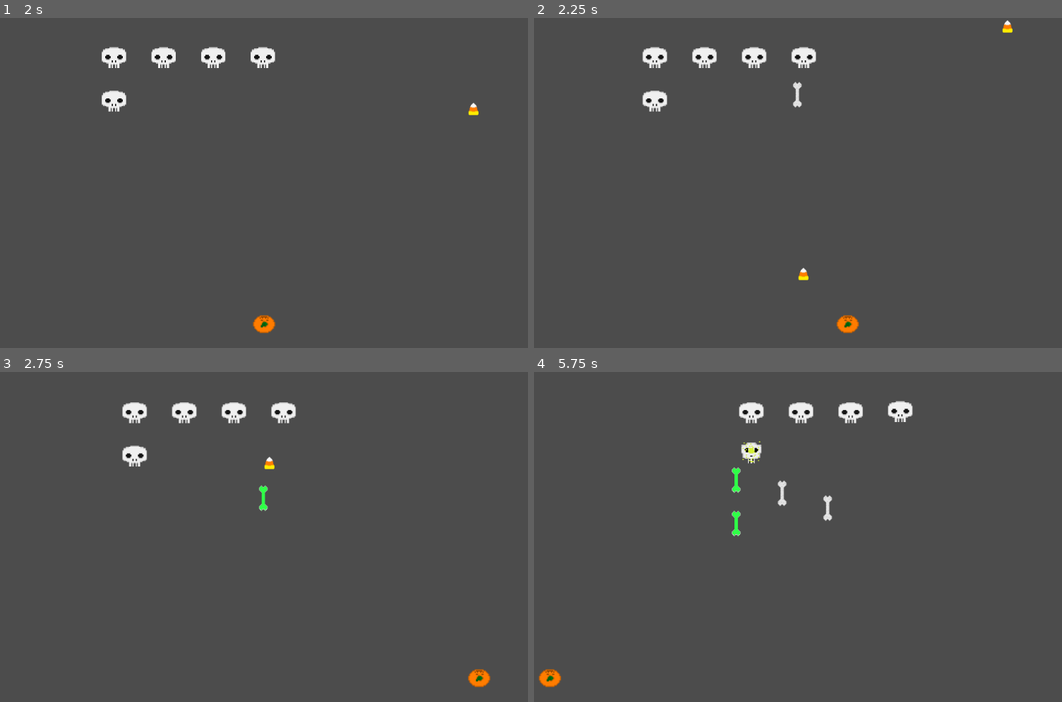
Above: before the commit, frames 1-4 (two rows, left to right).
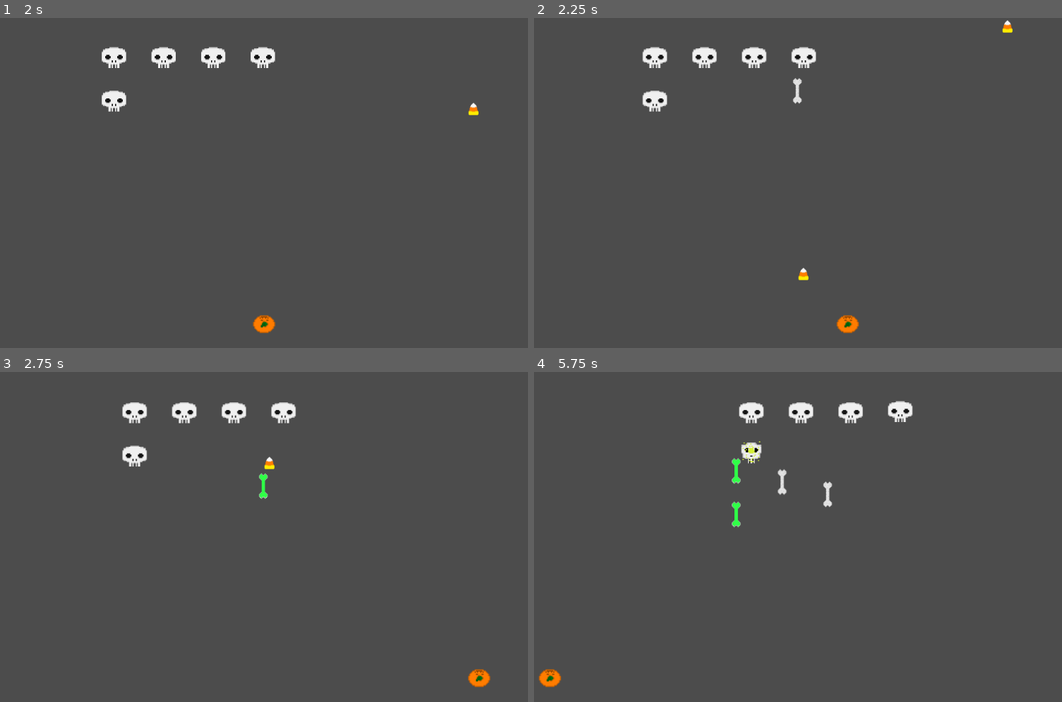
Above: after the commit, the same moments.

Repository: jdibble21/MJ-Spooky-Invaders
Game: Godot game, scene res://src/Level.tscn
Two runs of this game, one before a commit and one after it. Both use one fixed random seed, a clock stepped at 60 frames per second and the inputs below. Before the commit the project has no main scene; this scene is started directly in both runs.
Inputs:
- Up to frame 1 (2 s): hold Right (move_right) 0.53-1.28 s; tap Space (fire) at 0.6, 1.35 s; hold Left (move_left) from 1.28 s (still down)
- Up to frame 2 (2.25 s): release Left (move_left) at 2.03 s; hold Right (move_right) from 2.03 s (still down); tap Space (fire) at 2.1 s
- Up to frame 3 (2.75 s): keep holding Right (move_right)
- Up to frame 4 (5.75 s): tap Space (fire) every 0.75 s from 2.85 to 5.1 s; release Right (move_right) at 3.53 s; hold Left (move_left) from 3.53 s (still down)

Frame 1 is identical in both runs. In frame 2, less than 0.1% of the frame differs, in the area x 49-51%, y 18-28%; in frame 3, 0.1%; in frame 4, 0.5%, in the area x 37-57%, y 26-50%.

Commit message:
Edit play values

Diff:
--- a/project/project.godot
+++ b/project/project.godot
@@ -16,6 +16,7 @@
 [application]
 
 config/name="MJ-Spooky-Invaders"
+run/main_scene="res://src/Level.tscn"
 config/icon="res://icon.png"
 
 [input]
--- a/project/src/Enemy.gd
+++ b/project/src/Enemy.gd
@@ -1,21 +1,23 @@
+# Controls player detection, projectile firing, and node destruction
+# when hit by player's projectile
 extends KinematicBody2D
 
 const ENEMY_BULLET = preload("res://src/EnemyBullet.tscn")
-onready var raycaster = $PlayerChecker
+
 var _fire_delay := 0.0
 var _just_fired := false
-var _next_fire_time := 1.0
+var _next_fire_time := 1.2
 
+onready var raycaster = $PlayerChecker
+onready var _destroyed_sound = $DestroyedSound
 func _ready():
 	$AnimatedSprite.play("idle")
-
 
 
 func _physics_process(delta):
 	if _just_fired:
 		_fire_delay = _fire_delay + 0.01
 	if raycaster.is_colliding():
-
 		if _fire_delay == 0:
 			_fire()
 			_just_fired = true
@@ -31,6 +33,7 @@
 		add_child(timer)
 		timer.start()
 		$AnimatedSprite.play("destroyed")
+		_destroyed_sound.play()
 		yield(timer, "timeout")
 		queue_free()
 
--- a/project/src/Enemy.tscn
+++ b/project/src/Enemy.tscn
@@ -11,6 +11,7 @@
 [ext_resource path="res://assets/effect_animations/enemy_destroyed_4.png" type="Texture" id=9]
 [ext_resource path="res://assets/effect_animations/enemy_destroyed_6.png" type="Texture" id=10]
 [ext_resource path="res://assets/effect_animations/enemy_destroyed_3.png" type="Texture" id=11]
+[ext_resource path="res://assets/sound_assets/enemy_hit.ogg" type="AudioStream" id=12]
 
 [sub_resource type="CircleShape2D" id=1]
 radius = 23.747
@@ -57,4 +58,8 @@
 
 [node name="Muzzle" type="Position2D" parent="."]
 position = Vector2( 0, 25 )
+
+[node name="DestroyedSound" type="AudioStreamPlayer2D" parent="."]
+stream = ExtResource( 12 )
+volume_db = -2.1
 [connection signal="area_entered" from="HitBox" to="." method="_on_HitBox_area_entered"]
--- a/project/src/EnemyBullet.gd
+++ b/project/src/EnemyBullet.gd
@@ -2,7 +2,7 @@
 # an object is hit or edge of screen is reached
 extends Area2D
 
-const SPEED := 180
+const SPEED := 150
 var _screen_height = ProjectSettings.get_setting("display/window/size/height")
 
 func _ready():
--- a/project/src/Level.tscn
+++ b/project/src/Level.tscn
@@ -15,4 +15,4 @@
 
 [node name="MusicLoop" type="AudioStreamPlayer2D" parent="."]
 stream = ExtResource( 2 )
-volume_db = 6.568
+volume_db = -5.474
--- a/project/src/SpawnPoints.gd
+++ b/project/src/SpawnPoints.gd
@@ -1,5 +1,6 @@
-# Handle respawning enemies on a timer after previous enemy is destroyed.
-# Also gets live spawn coordinates due to enemy movement
+# Spawns initial enemies and handles respawning after a delay when enemies
+# are destroyed
+
 extends Area2D
 
 const ENEMY = preload("res://src/Enemy.tscn")
@@ -20,7 +21,7 @@
 func _ready():
 	var pos_array = [_spawn_one,_spawn_two,_spawn_three,_spawn_four,_spawn_five]
 	for current_pos in pos_array:
-		_initial_spawn(current_pos)
+		_spawn(current_pos)
 	_current_velocity = SPEED
 	_screen_edge_right = get_viewport().size.x
 	_screen_edge_left = 0
@@ -29,17 +30,15 @@
 func _physics_process(delta):
 	if position.x >= _screen_edge_right/2:
 		_current_velocity = -SPEED
-		print("SWITCHING")
 	if position.x <= _screen_edge_left:
-		print("SWITCHING")
 		_current_velocity = SPEED
 	position += transform.x * _current_velocity * delta
 
 
-func _initial_spawn(spawn_position):
-		var inst_enemy = ENEMY.instance()
-		add_child(inst_enemy)
-		inst_enemy.position = spawn_position
+func _spawn(spawn_position):
+	var inst_enemy = ENEMY.instance()
+	add_child(inst_enemy)
+	inst_enemy.position = spawn_position
 
 
 func _on_Spawn1_area_exited(area):
@@ -50,9 +49,7 @@
 		timer.start()
 		print("about to respawn spawn1...")
 		yield(timer, "timeout")
-		var new_enemy = ENEMY.instance()
-		add_child(new_enemy)
-		new_enemy.position = _spawn_one
+		_spawn(_spawn_one)
 
 
 func _on_Spawn2_area_exited(area):
@@ -63,9 +60,7 @@
 		timer.start()
 		print("about to respawn spawn2...")
 		yield(timer, "timeout")
-		var new_enemy = ENEMY.instance()
-		add_child(new_enemy)
-		new_enemy.position = _spawn_two
+		_spawn(_spawn_two)
 
 
 func _on_Spawn3_area_exited(area):
@@ -76,9 +71,7 @@
 		timer.start()
 		print("about to respawn spawn3...")
 		yield(timer, "timeout")
-		var new_enemy = ENEMY.instance()
-		add_child(new_enemy)
-		new_enemy.position = _spawn_three
+		_spawn(_spawn_three)
 
 
 func _on_Spawn4_area_exited(area):
@@ -89,9 +82,7 @@
 		timer.start()
 		print("about to respawn spawn4...")
 		yield(timer, "timeout")
-		var new_enemy = ENEMY.instance()
-		add_child(new_enemy)
-		new_enemy.position = _spawn_four
+		_spawn(_spawn_four)
 
 
 func _on_Spawn5_area_exited(area):
@@ -102,6 +93,4 @@
 		timer.start()
 		print("about to respawn spawn5...")
 		yield(timer, "timeout")
-		var new_enemy = ENEMY.instance()
-		add_child(new_enemy)
-		new_enemy.position = _spawn_five
+		_spawn(_spawn_five)
Not shown, added: project/assets/sound_assets/enemy_hit.ogg.import
Not shown: 1 places in project/src/Enemy.tscn that only renumber resources
Not shown, added: project/assets/sound_assets/enemy_hit.ogg
